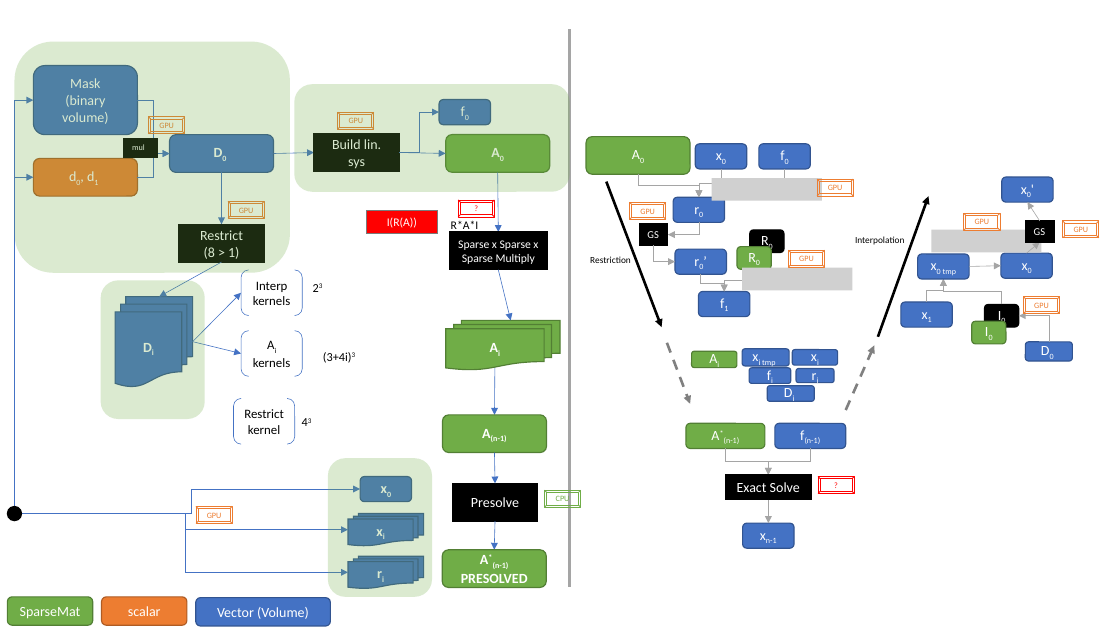
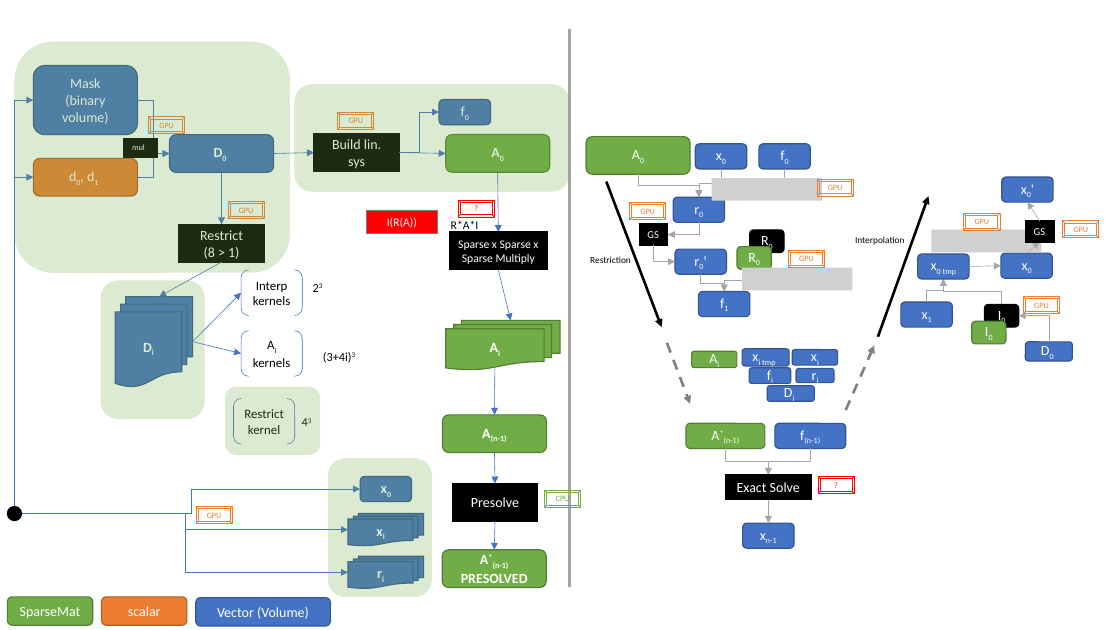
Before and after one commit to PeterZhouSZ/battery, a slide deck: slide 2 of data/process.pptx. Drawn at 1120x630 pixels with LibreOffice and Linux fonts; fonts in the diff are those of the drawing; grey boxes stand for pictures. Boxes give left, top, right and bottom in pixels: in the first picture for what was removed or moved away, otherwise in the second. Text is boxed around its words. In the diff, an @@ line names an element or a change of style, - is before the commit and + after.

```diff
--- a/data/process.pptx
+++ b/data/process.pptx
@@ rounded rectangle added at bbox=[225, 386, 320, 455], fill #70AD47 at 25% opacity @@
```
Also in this commit, not shown: 1 other file.
